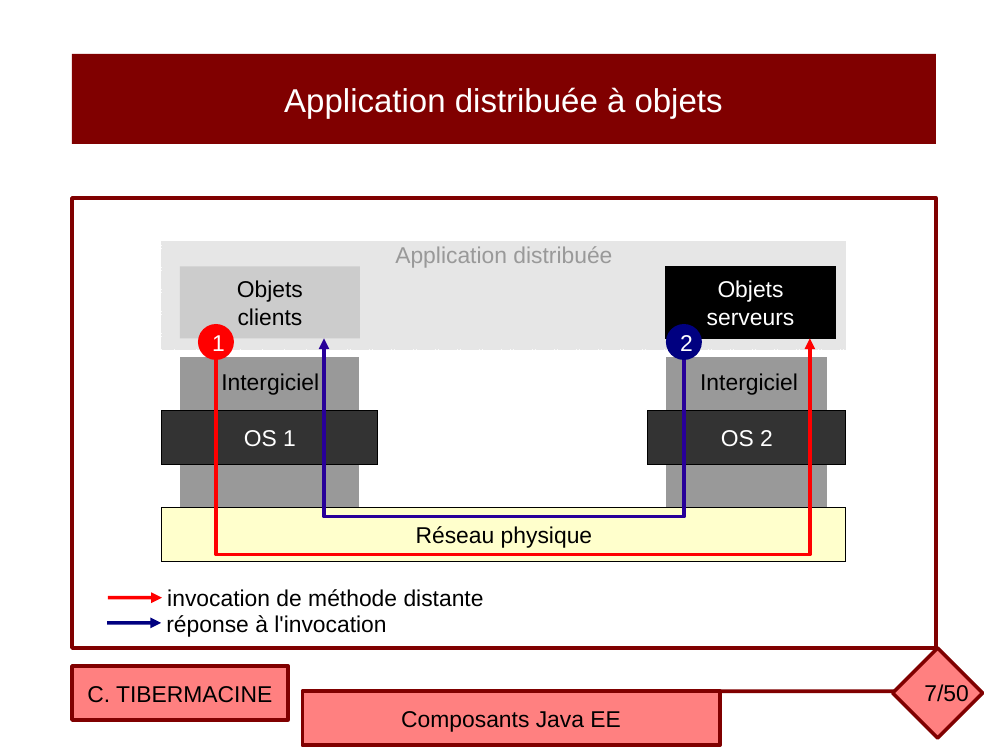
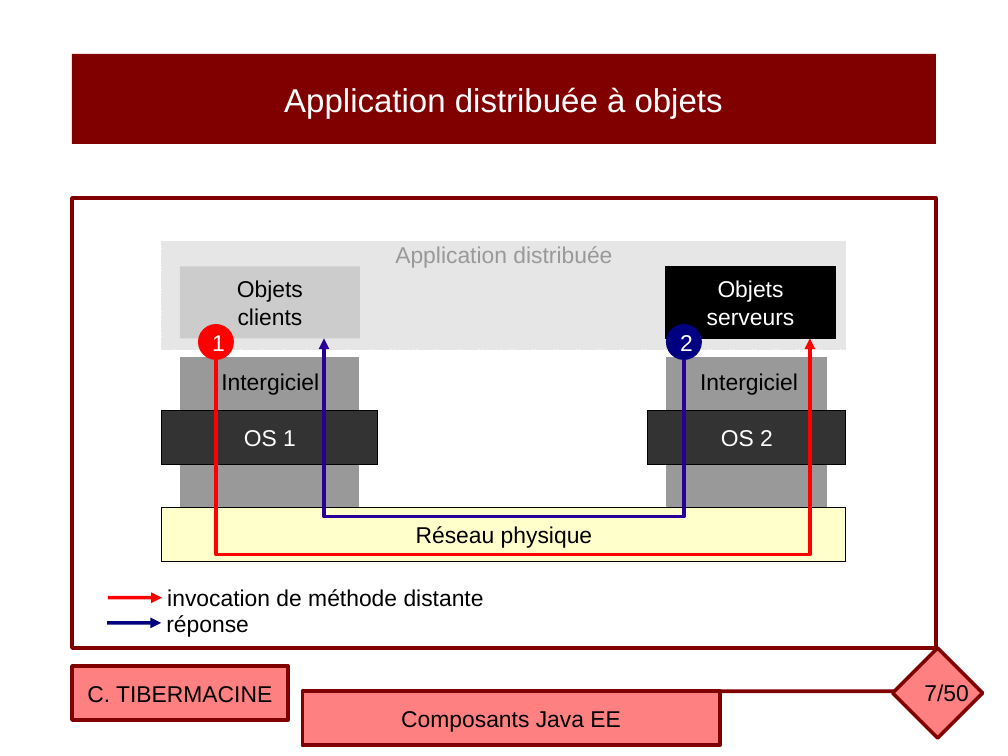
Before and after one commit to ctiber/composants, a slide deck: slide 7 of cours/cours1.odp. Drawn at 1008x756 pixels with LibreOffice and Linux fonts; fonts in the diff are those of the drawing. Boxes give left, top, right and bottom in pixels: in the first picture for what was removed or moved away, otherwise in the second. Text is boxed around its words. In the diff, an @@ line names an element or a change of style, - is before the commit and + after.

```diff
--- a/cours/cours1.odp
+++ b/cours/cours1.odp
@@ text at [166,615,249,637]: text changed @@
-réponse à l'invocation
+réponse
```
Also in this commit, not shown: 10 other slides changed, 18 other files.
